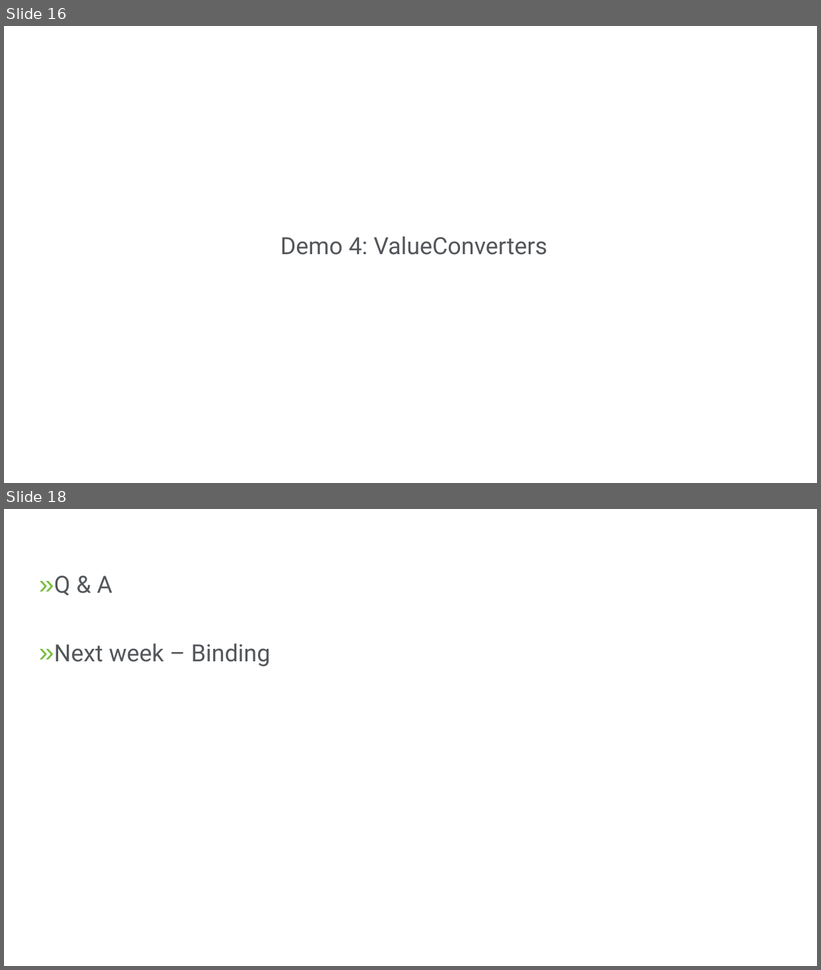
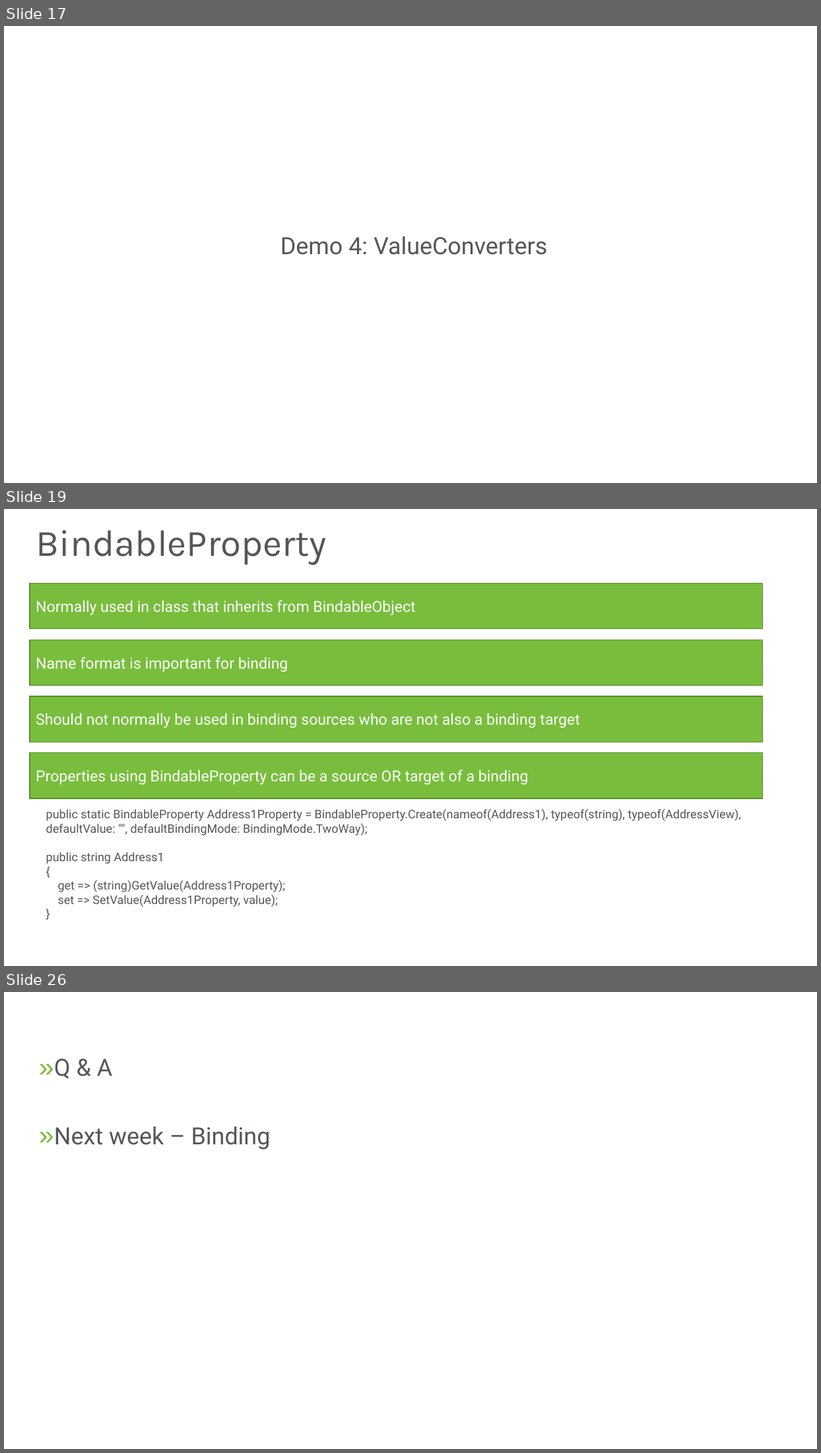
Before and after one commit to Magenic/IntroToXamarinForms, a slide deck: presentations/XamarinForms-Week4.pptx. Shown one above the other, each under a label of ours: slides 16 and 18 before the commit, slides 17, 19 and 26 after it; the slides between them are not shown. The pictures are 821x970 and 821x1453 pixels, drawn with LibreOffice and Linux fonts; fonts in the diff are those of the drawing; background and template pictures are left out. Boxes give left, top, right and bottom in pixels: in the first picture for what was removed or moved away, otherwise in the second. Text is boxed around its words. In the diff, an @@ line names an element or a change of style, - is before the commit and + after.

```diff
--- a/presentations/XamarinForms-Week4.pptx
+++ b/presentations/XamarinForms-Week4.pptx
@@ slide 19 added at (4,509,817,966), background picture (left out); not listed: 1 template element that a slide beside it also shows @@
@@ title added at (36,530,327,565), 44 pt, text #53565A @@
+BindableProperty
@@ rectangle added at (30,584,763,629), fill #78BE3C, outline #598D2C 1 pt, 18 pt, text #FFFFFF @@
+Normally used in class that inherits from BindableObject
@@ rectangle added at (30,640,763,686), fill #78BE3C, outline #598D2C 1 pt, 18 pt, text #FFFFFF @@
+Name format is important for binding
@@ rectangle added at (30,696,763,742), fill #78BE3C, outline #598D2C 1 pt, 18 pt, text #FFFFFF @@
+Should not normally be used in binding sources who are not also a binding target
@@ rectangle added at (30,753,763,799), fill #78BE3C, outline #598D2C 1 pt, 18 pt, text #FFFFFF @@
+Properties using BindableProperty can be a source OR target of a binding
@@ text added at (46,809,741,907), 14 pt, text #53565A @@
+public static BindableProperty Address1Property = BindableProperty.Create(nameof(Address1), typeof(string), typeof(AddressView), defaultValue: "", defaultBindingMode: BindingMode.TwoWay);
+public string Address1
+{
+get => (string)GetValue(Address1Property);
+set => SetValue(Address1Property, value);
+}
@@ what was slide 16 is now slide 17 @@
@@ what was slide 18 is now slide 26 @@
```
Also in this commit, not shown: 3 slides changed, 7 other slides added.
